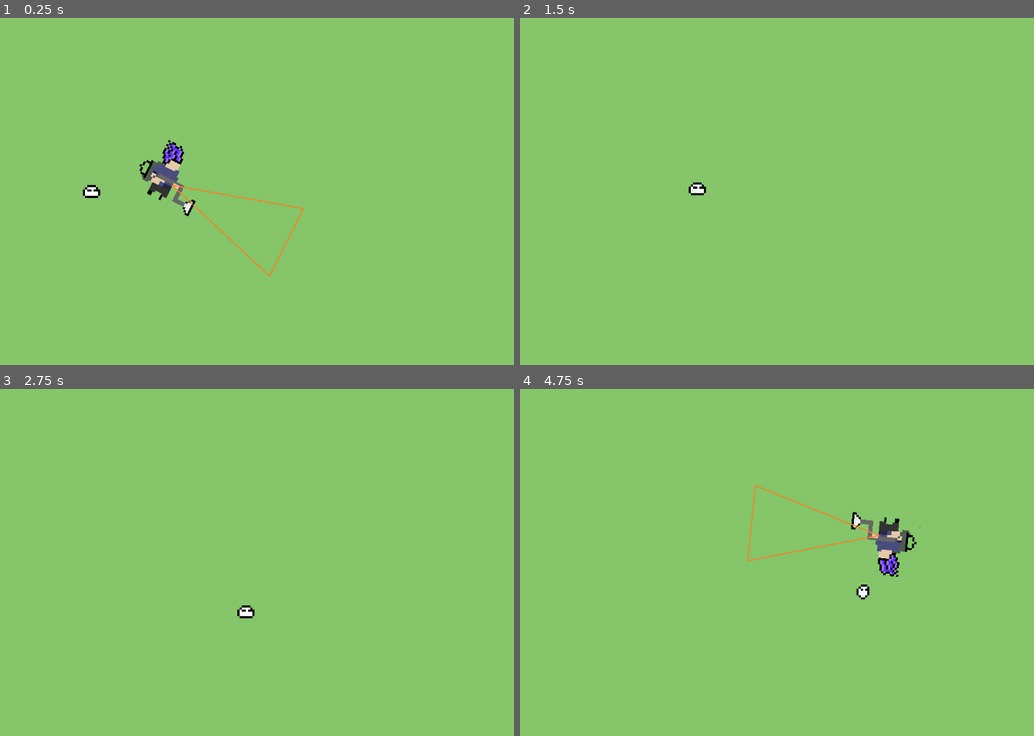
Above: before the commit, frames 1-4 (two rows, left to right).
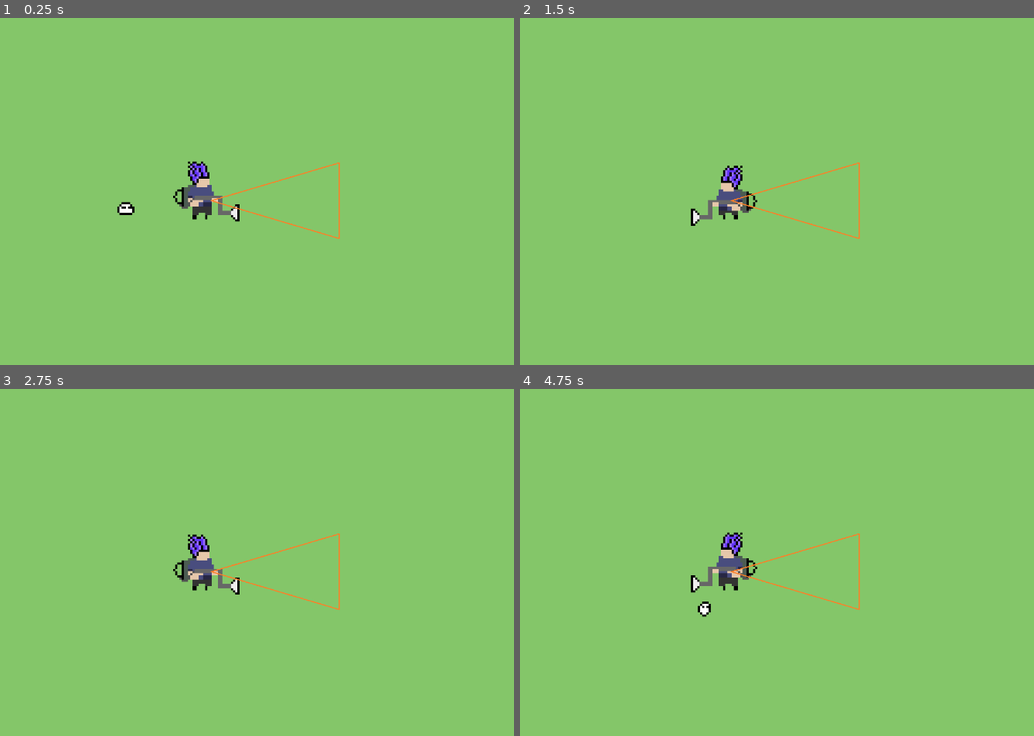
Above: after the commit, the same moments.

Repository: VMormoris/tinycreatures
Game: Godot game, scene res://Scenes/MainScene.tscn
Same seed, same stepped clock (60 frames per second), same inputs: the game is played once before the commit and once after it.
Inputs (mouse positions are in pixels of both pictures, inside the frame that each line leads up to):
- Up to frame 1 (0.25 s): no input
- Up to frame 2 (1.5 s): move the mouse to (859, 174) at 0.52 s; press the mouse at (859, 174) at 0.53 s; hold D (Right) 0.53-1.28 s; move the mouse to (602, 208) at 1.27 s; release the mouse at (602, 208) at 1.28 s; hold S (Down) from 1.28 s (still down); click (602, 208) at 1.35 s
- Up to frame 3 (2.75 s): move the mouse to (267, 486) at 2.02 s; release S (Down) at 2.03 s; press the mouse at (267, 486) at 2.03 s; hold D (Right) from 2.03 s (still down)
- Up to frame 4 (4.75 s): move the mouse to (694, 631) at 2.77 s; release D (Right) at 2.78 s; release the mouse at (694, 631) at 2.78 s; hold W (Up) 2.78-3.53 s; click (694, 631) at 2.85 s; move the mouse to (910, 614) at 3.52 s; press the mouse at (910, 614) at 3.53 s; hold A (Left) from 3.53 s (still down); move the mouse to (540, 510) at 4.27 s; release the mouse at (540, 510) at 4.28 s; click (540, 510) at 4.35 s

The runs differ from the first frame. In frame 1, 2.4% of the frame differs, in the area x 16-67%, y 35-75%; in frame 2, 1.2%; in frame 3, 1.3%; in frame 4, 2.5%, in the area x 33-78%, y 27-66%.

Commit message:
Camera controller & sprite flipping

Diff:
--- a/Nodes/Player.tscn
+++ b/Nodes/Player.tscn
@@ -61,7 +61,7 @@
 sprite_frames = SubResource("SpriteFrames_rrr48")
 animation = &"Idle"
 autoplay = "Idle"
-frame_progress = 0.0952903
+frame_progress = 0.167059
 
 [node name="Sprite2D" type="Sprite2D" parent="."]
 position = Vector2(28, 3)
--- /dev/null
+++ b/Scenes/camera_controller.gd
@@ -0,0 +1,7 @@
+extends Camera2D
+
+@onready var player = %Player
+
+# Called every frame. 'delta' is the elapsed time since the previous frame.
+func _process(delta: float) -> void:
+	position = player.position
--- a/Scenes/test.tscn
+++ b/Scenes/test.tscn
@@ -1,8 +1,9 @@
-[gd_scene load_steps=4 format=3 uid="uid://d27ke7a8nupae"]
+[gd_scene load_steps=5 format=3 uid="uid://d27ke7a8nupae"]
 
 [ext_resource type="PackedScene" uid="uid://bp8onyfnkd0wt" path="res://Nodes/MainMap.tscn" id="1_ia3pn"]
 [ext_resource type="PackedScene" uid="uid://bk2148vs0iis6" path="res://Nodes/Enemy.tscn" id="2_21i01"]
 [ext_resource type="PackedScene" uid="uid://cjhgksjbc0fuu" path="res://Nodes/Player.tscn" id="3_ijue1"]
+[ext_resource type="Script" path="res://Scenes/camera_controller.gd" id="3_xnd8x"]
 
 [node name="Test" type="Node2D"]
 
@@ -14,6 +15,7 @@
 
 [node name="Camera2D" type="Camera2D" parent="."]
 zoom = Vector2(4, 4)
+script = ExtResource("3_xnd8x")
 
 [node name="Player" parent="." instance=ExtResource("3_ijue1")]
 unique_name_in_owner = true
--- a/Scripts/EnemyController.gd
+++ b/Scripts/EnemyController.gd
@@ -27,6 +27,8 @@
 
 func chase_player(delta: float) -> void:
 	dir = (player.position - position).normalized()
+	select_orientation(dir)
+
 	if sr.frame > 1:
 		position += SPEED * delta * dir
 		if touching_ground:
@@ -40,6 +42,12 @@
 		position.y += velocity_y * delta + 0.5 * g * delta * delta
 		velocity_y += g * delta
 
+func select_orientation(dir: Vector2) -> void:
+	if dir.x < 0:
+		sr.flip_h = true
+	else:
+		sr.flip_h = false
+
 func moveToPlayer(delta: float) -> void:
 	print("Elo")
 	position = player.position
--- a/Scripts/PlayerController.gd
+++ b/Scripts/PlayerController.gd
@@ -5,12 +5,15 @@
 const SPEED = 300.0
 var succ = false
 
+@onready var sr: AnimatedSprite2D = $AnimatedSprite2D
 
 func _physics_process(delta: float) -> void:
 	# Get the input direction and handle the movement/deceleration.
 	# As good practice, you should replace UI actions with custom gameplay actions.
-	look_at(get_global_mouse_position())
-	var direction := Input.get_vector("Left","Right","Up","Down")
+	select_orientation()
+	# look_at(get_global_mouse_position())
+
+	var direction := Input.get_vector("Left", "Right", "Up", "Down")
 	velocity = direction * SPEED
 	Shoot()
 	move_and_slide()
@@ -19,5 +22,19 @@
 	if(Input.is_action_pressed("Shoot") && succ):
 		capture.emit()
 
+func select_orientation() -> void:
+	var mouse_dir = get_mouse_relative_dir()
+	if mouse_dir.x < 0:
+		sr.flip_h = true
+	else:
+		sr.flip_h = false
+
+func get_mouse_relative_dir() -> Vector2:
+	var half_size = get_viewport_rect().size * 0.5
+	var mouse_pos = get_viewport().get_mouse_position()
+
+	var dir = (mouse_pos - half_size).normalized() # Center of screen should be (0, 0)
+	return dir
+
 func _on_area_2d_area_entered(area: Area2D) -> void:
 	succ = true
